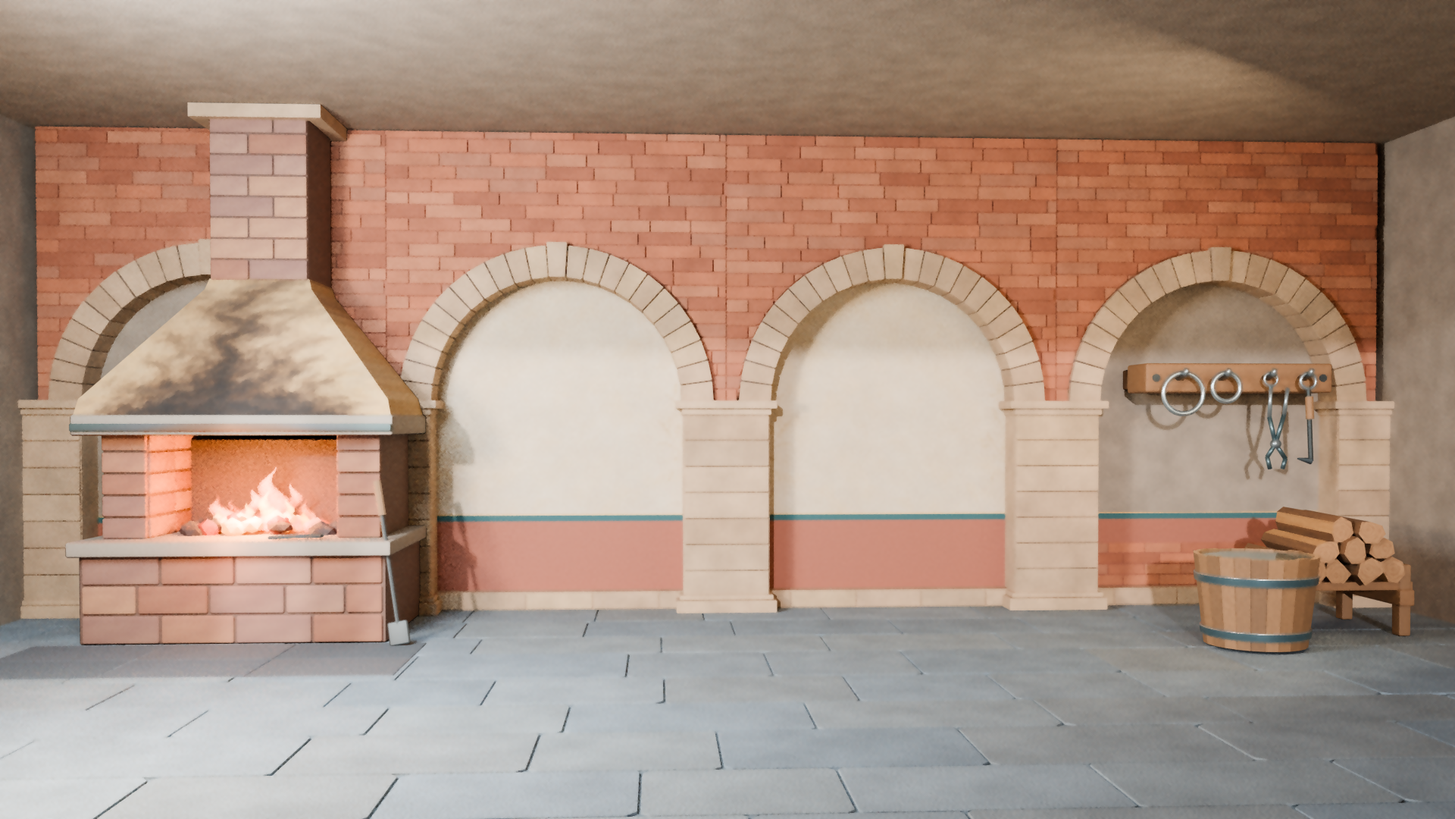
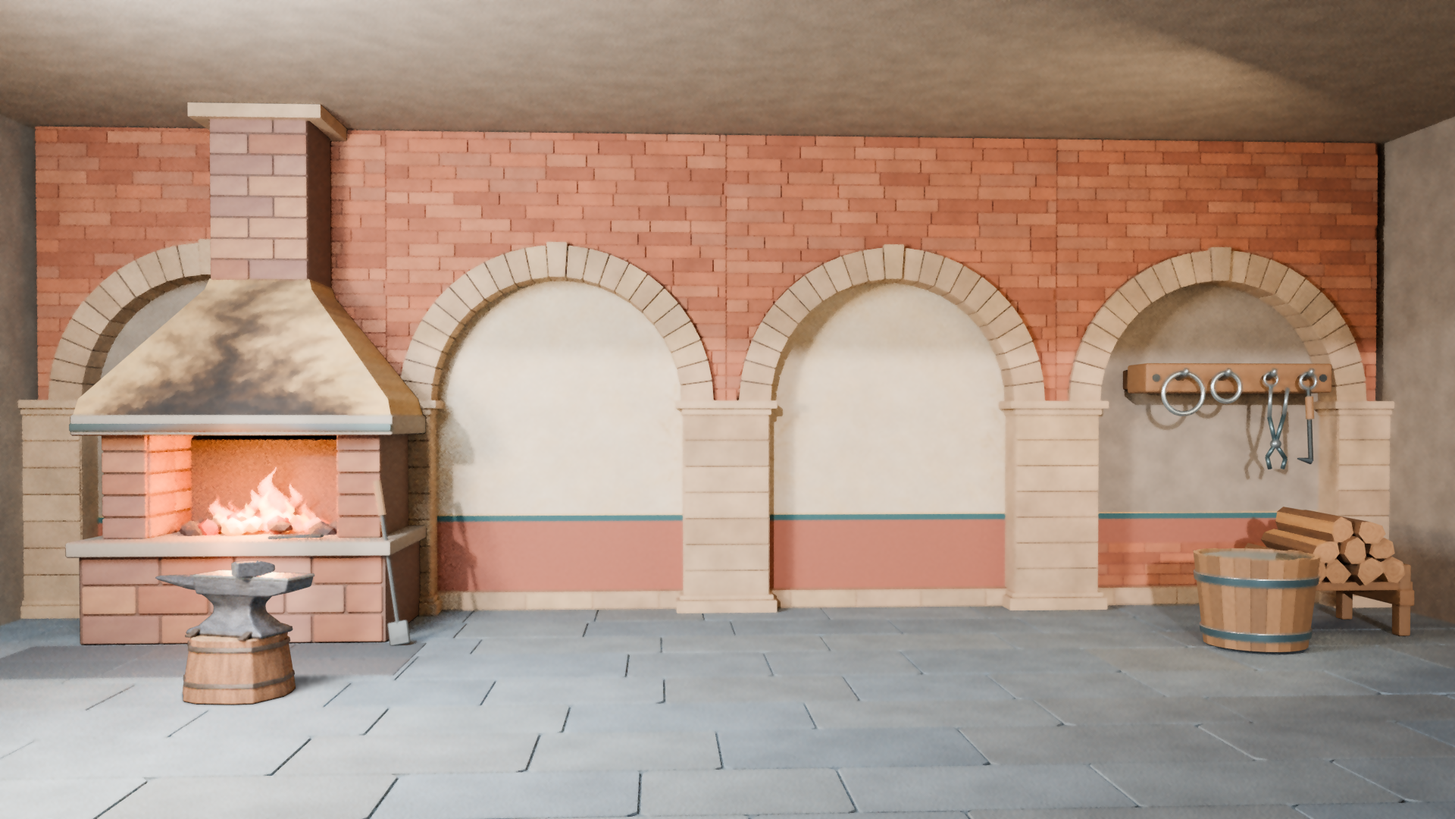
Comparing the layer stacks of the two 1455×819 images. Changes:
added layer "铁砧与木墩" above "铁砧与墩座投影" over [154,559,316,706]
added layer "铁砧与墩座投影" above "水桶、备料与墙挂" over [122,608,467,707]
